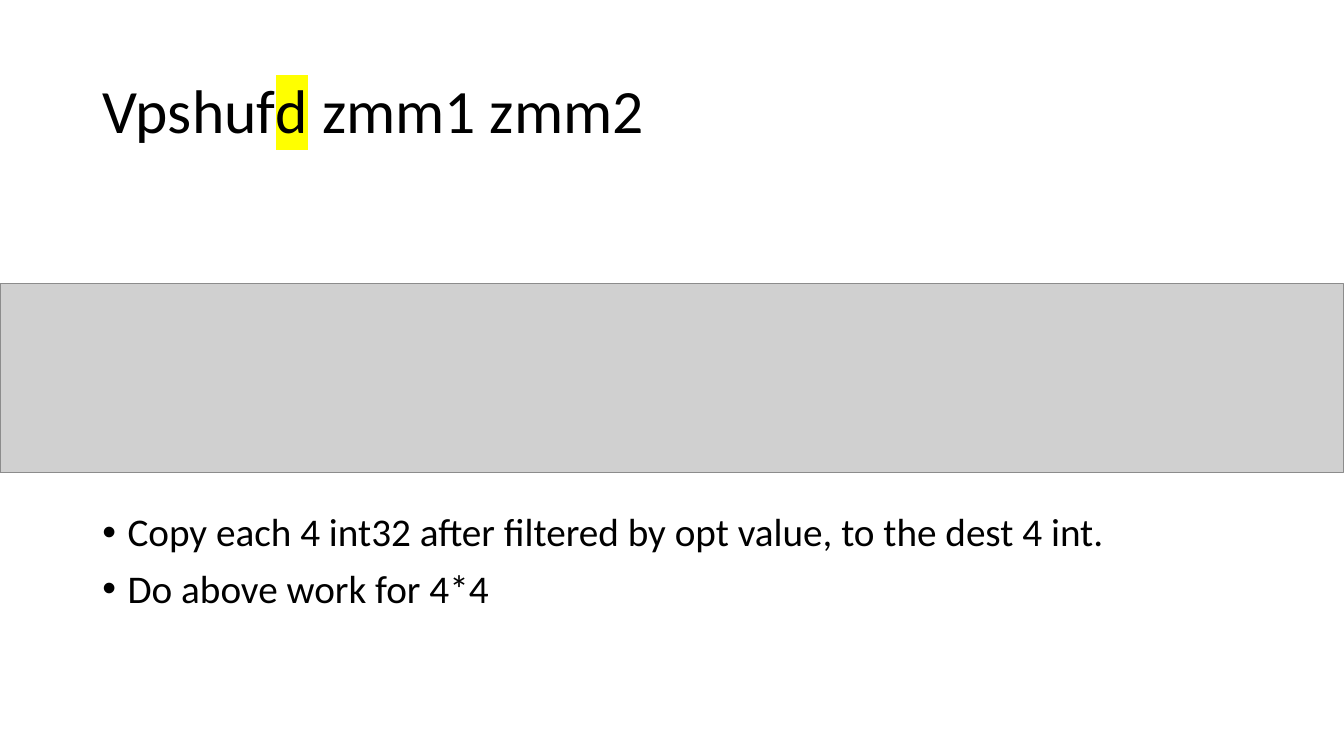
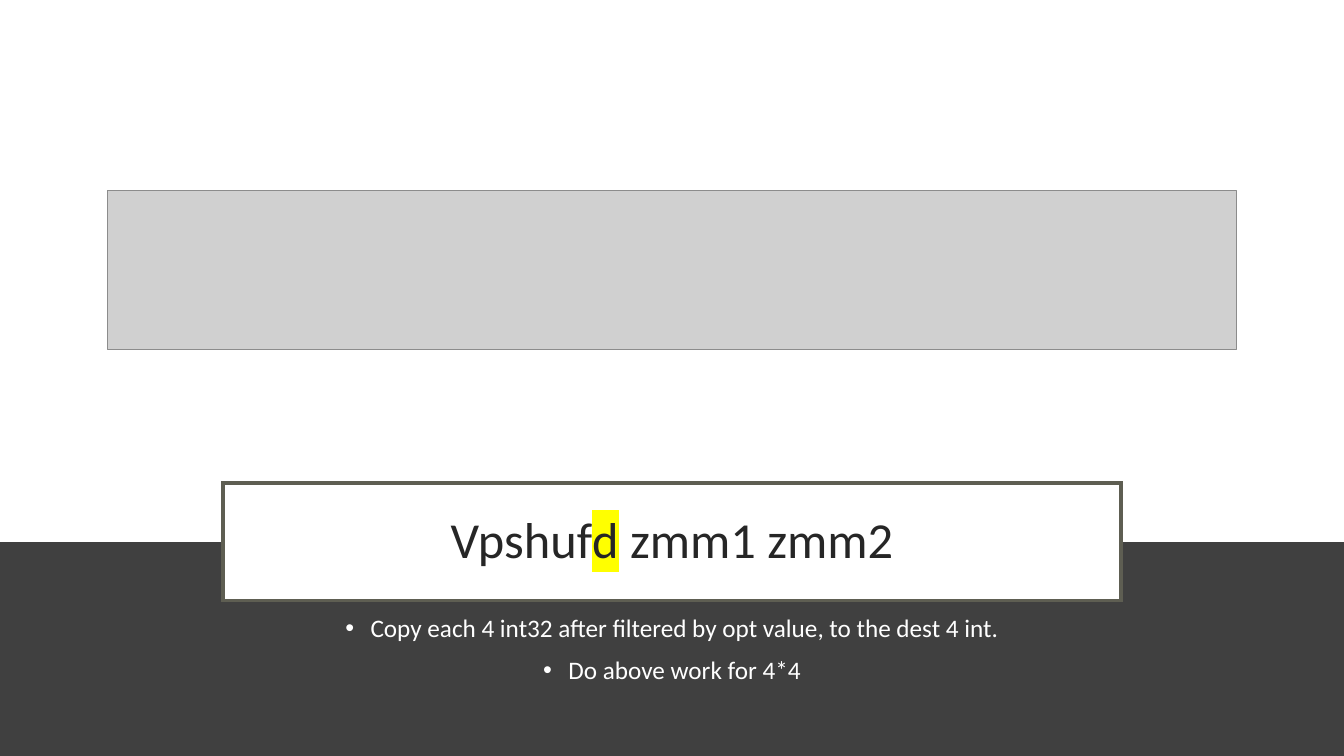
Before and after one commit to lucshi/Lecture_SIMD, a slide deck: slide 45 of lecture.pptx (slide 28 before the commit). Drawn at 1344x756 pixels with LibreOffice and Linux fonts; fonts in the diff are those of the drawing; grey boxes stand for pictures. Boxes give left, top, right and bottom in pixels: in the first picture for what was removed or moved away, otherwise in the second. Text is boxed around its words. In the diff, an @@ line names an element or a change of style, - is before the commit and + after.

```diff
--- a/lecture.pptx
+++ b/lecture.pptx
@@ picture: place and size @@
-picture at <box>0,284,1344,473</box>
+picture at <box>107,191,1237,349</box>
@@ title "Vpshufd zmm1 zmm2": place and size @@
-title "Vpshufd zmm1 zmm2" at <box>102,82,644,148</box>
+title "Vpshufd zmm1 zmm2" at <box>223,483,1121,601</box>
@@ title "Vpshufd zmm1 zmm2" at <box>223,483,1121,601</box>: size 44 to 36 pt, text colour #000000 to #262626; alignment left to centre; fill none to #FFFFFF; outline none to #5E5E52 2.5 pt @@
@@ rectangle added at <box>0,542,1344,756</box>, fill #404040 @@
@@ text "Copy each 4 int32 after ...": place and size @@
-text "Copy each 4 int32 after ..." at <box>128,518,1103,604</box>
+text "Copy each 4 int32 after ..." at <box>371,619,998,679</box>
@@ text "Copy each 4 int32 after ..." at <box>371,619,998,679</box>: size 28 to 18 pt, text colour #000000 to #FFFFFF; alignment left to centre @@
```
Also in this commit, not shown: 20 other slides changed, 18 slides added, 9 slides removed.
